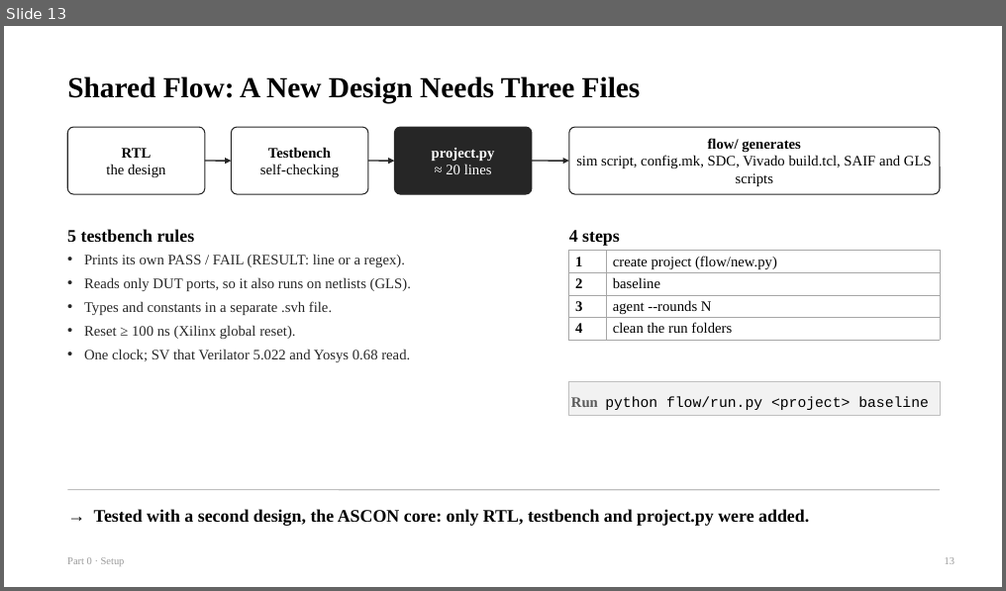
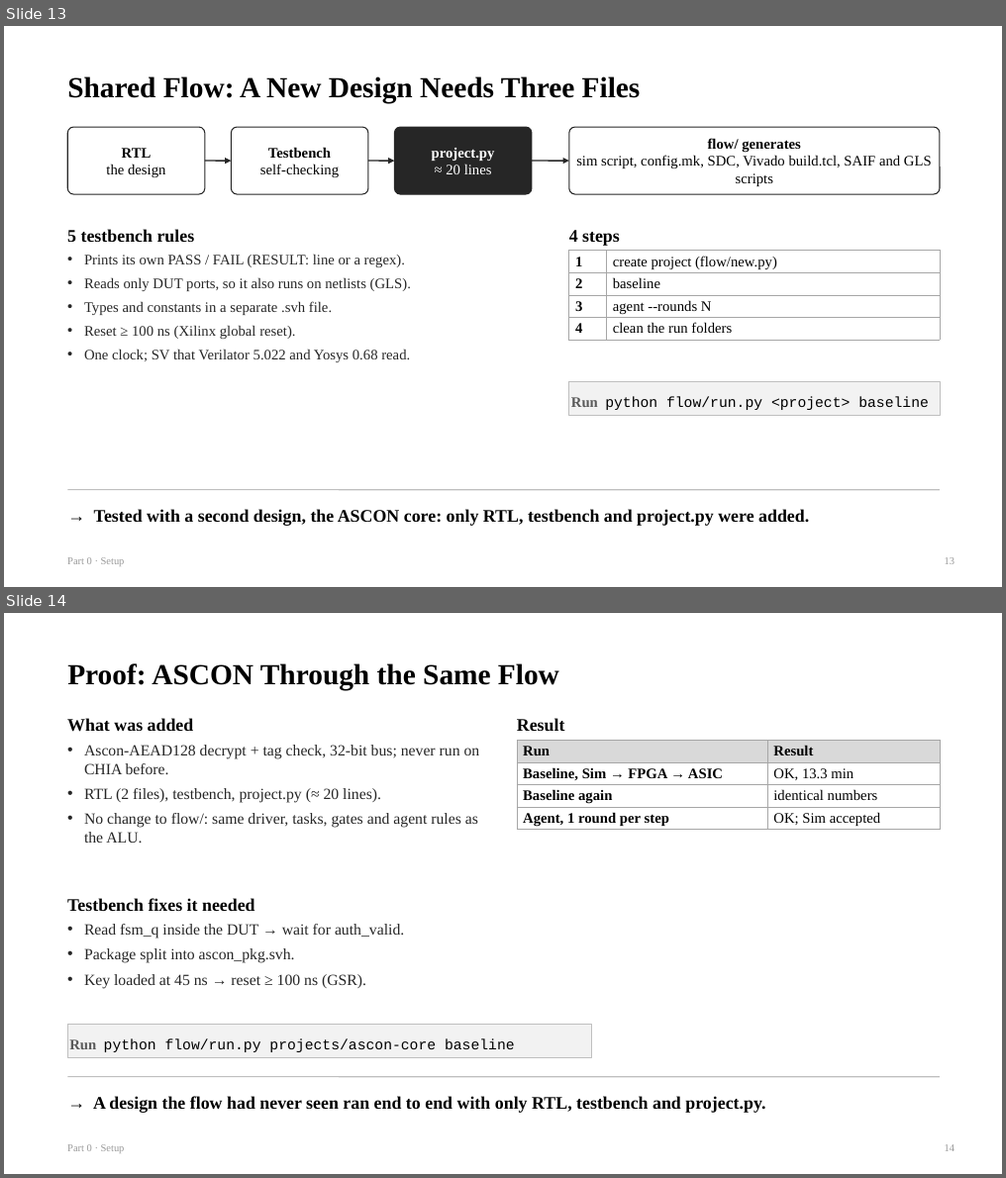
Before and after one commit to chipchip-tech/CHIA-workflow, a slide deck: projects/demo-alu/report/guides/0_Setup.pptx. Shown one above the other, each under a label of ours: slide 13 before the commit, slides 13 and 14 after it. The pictures are 1006x591 and 1006x1178 pixels, drawn with LibreOffice and Linux fonts; fonts in the diff are those of the drawing. Boxes give left, top, right and bottom in pixels: in the first picture for what was removed or moved away, otherwise in the second. Text is boxed around its words. In the diff, an @@ line names an element or a change of style, - is before the commit and + after.

```diff
--- a/projects/demo-alu/report/guides/0_Setup.pptx
+++ b/projects/demo-alu/report/guides/0_Setup.pptx
@@ slide 14 added at (4,613,1002,1174), background #FFFFFF @@
@@ text added at (67,663,559,690), 28 pt, text #000000, bold @@
+Proof: ASCON Through the Same Flow
@@ text added at (67,718,194,732), 17 pt, text #000000, bold @@
+What was added
@@ text added at (517,718,565,732), 17 pt, text #000000, bold @@
+Result
@@ text added at (84,745,480,843), 15 pt, text #262626 @@
+• Ascon-AEAD128 decrypt + tag check, 32-bit bus; never run on CHIA before.
+• RTL (2 files), testbench, project.py (≈ 20 lines).
+• No change to flow/: same driver, tasks, gates and agent rules as the ALU.
@@ table added at (517,741,940,830), 4 rows, 2 columns @@
+Run | Result
+Baseline, Sim → FPGA → ASIC | OK, 13.3 min
+Baseline again | identical numbers
+Agent, 1 round per step | OK; Sim accepted
@@ text added at (67,898,255,911), 17 pt, text #000000, bold @@
+Testbench fixes it needed
@@ text added at (84,924,404,988), 15 pt, text #262626 @@
+• Read fsm_q inside the DUT → wait for auth_valid.
+• Package split into ascon_pkg.svh.
+• Key loaded at 45 ns → reset ≥ 100 ns (GSR).
@@ rectangle added at (67,1025,592,1059), fill #F2F2F2, outline #BFBFBF 0.75 pt, 14 pt, text #000000 @@
+Run python flow/run.py projects/ascon-core baseline
@@ line added from (67, 1077) to (940, 1077), #BFBFBF 1 pt @@
@@ text added at (93,1096,765,1113), 17 pt, text #000000, bold @@
+→ A design the flow had never seen ran end to end with only RTL, testbench and project.py.
@@ text added at (67,1145,125,1154), 10 pt, text #9A9A9A @@
+Part 0 · Setup
@@ text added at (944,1145,954,1152), 10 pt, text #9A9A9A @@
+14
```
Also in this commit, not shown: 1 slide changed, 5 other files.
